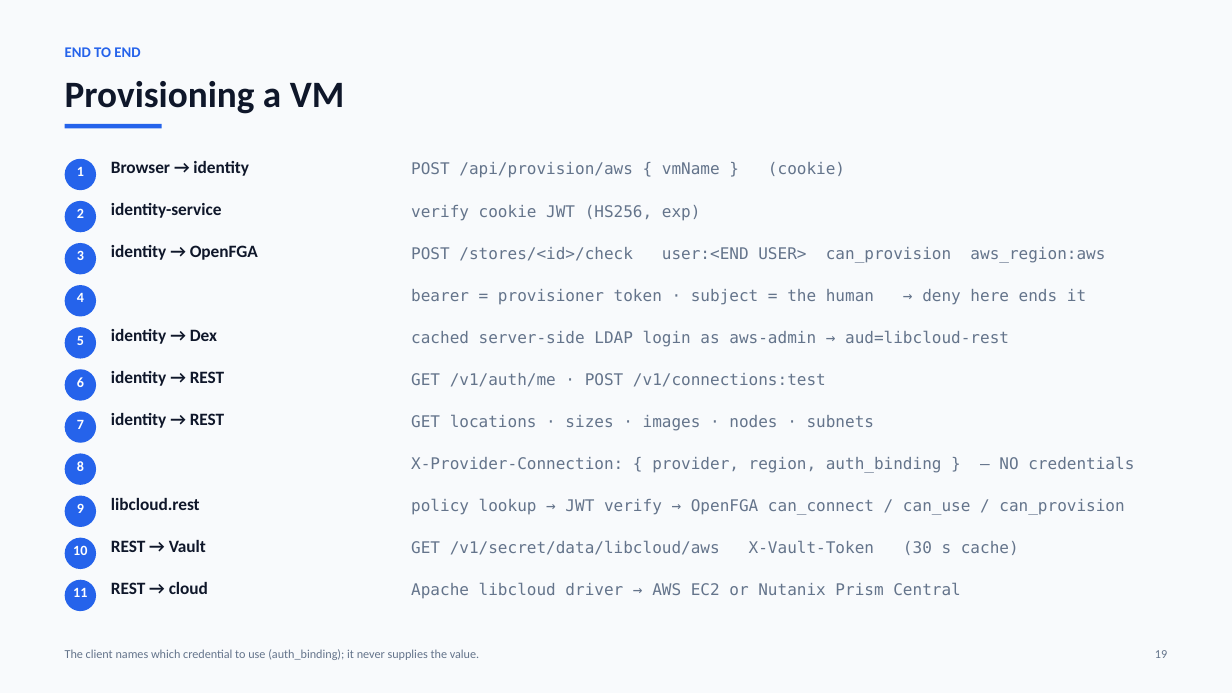
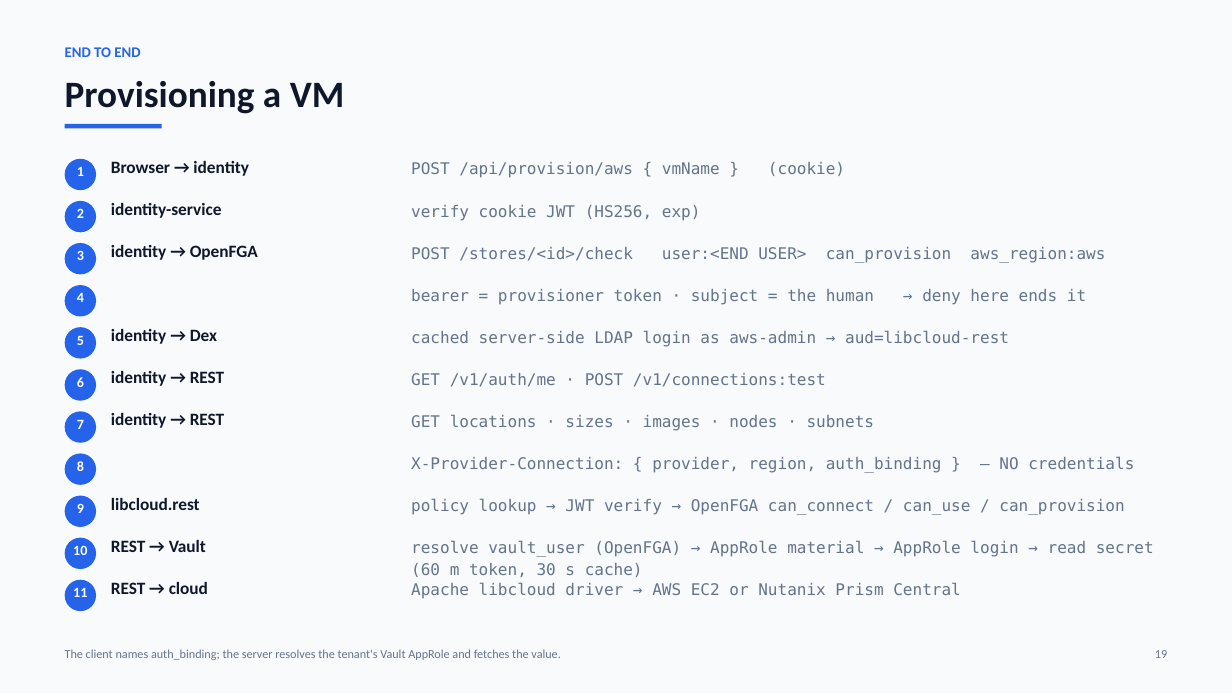
Before and after one commit to tthtlc/cloudweave-dev, a slide deck: slide 19 of presentation/libcloud_nutanix_system_overview.pptx. Drawn at 1232x693 pixels with LibreOffice and Linux fonts; fonts in the diff are those of the drawing. Boxes give left, top, right and bottom in pixels: in the first picture for what was removed or moved away, otherwise in the second. Text is boxed around its words. In the diff, an @@ line names an element or a change of style, - is before the commit and + after.

```diff
--- a/presentation/libcloud_nutanix_system_overview.pptx
+++ b/presentation/libcloud_nutanix_system_overview.pptx
@@ text at box(411, 540, 1154, 577): text changed @@
-GET /v1/secret/data/libcloud/aws X-Vault-Token (30 s cache)
+resolve vault_user (OpenFGA) → AppRole material → AppRole login → read secret (60 m token, 30 s cache)
@@ text at box(65, 649, 560, 660): text changed @@
-The client names which credential to use (auth_binding); it never supplies the value.
+The client names auth_binding; the server resolves the tenant's Vault AppRole and fetches the value.
```
Also in this commit, not shown: 3 other slides changed, 15 other files.
